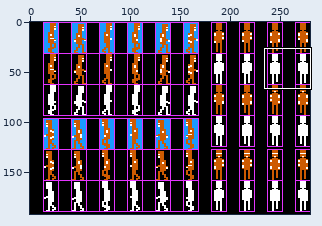
Two states of a sprite sheet, games/peasant/sprites_peasant/mud_sprites.png. Above, an overview of the earlier version with the close-up marked.
Close-up. First the earlier version:
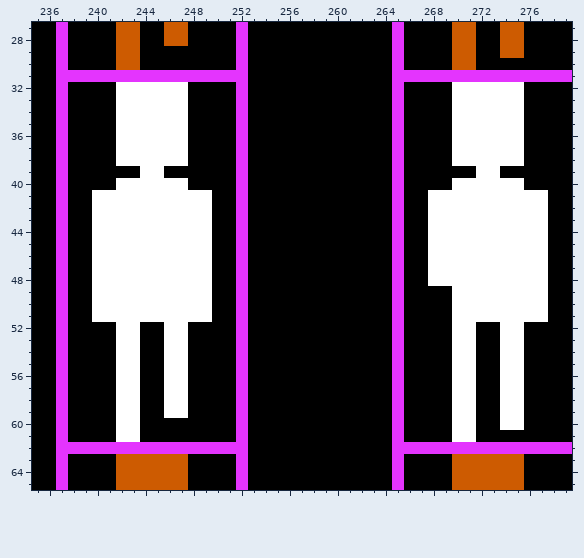
The file is 280x192 pixels. Colours within 5 levels of each other are drawn and written as one. Shown: x 235..279, y 27..65. The commit also changed other parts of the picture, which this record leaves out.
Now the later version:
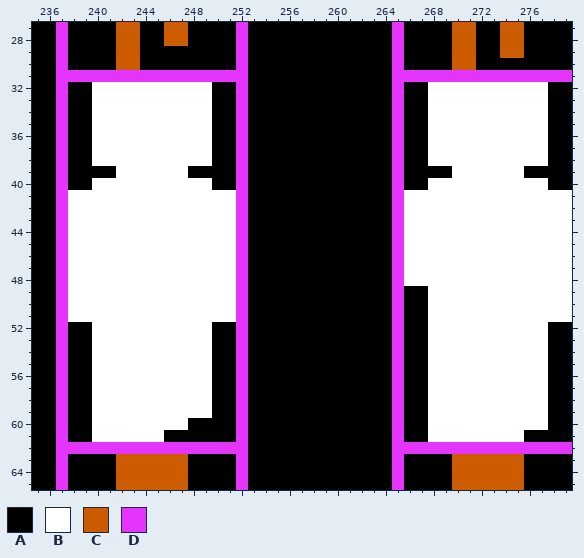
Palette (. is transparent): A #000000  B #ffffff  C #cd5b01  D #e434fe
What changed:
y 32..38: x 240..241 AA -> BB; x 248..249 AA -> BB; x 268..269 AA -> BB; x 276..277 AA -> BB
y 39: x 242..243 AA -> BB; x 246..247 AA -> BB; x 270..271 AA -> BB; x 274..275 AA -> BB
y 40: x 240..241 AA -> BB; x 248..249 AA -> BB; x 268..269 AA -> BB; x 276..277 AA -> BB
y 41..48: x 238..239 AA -> BB; x 250..251 AA -> BB; x 266..267 AA -> BB; x 278..279 AA -> BB
y 49..51: x 238..239 AA -> BB; x 250..251 AA -> BB; x 268..269 AA -> BB; x 278..279 AA -> BB
y 52..59: x 240..241 AA -> BB; x 244..245 AA -> BB; x 248..249 AA -> BB; x 268..269 AA -> BB; x 272..273 AA -> BB; x 276..277 AA -> BB
y 60: x 240..241 AA -> BB; x 244..247 AAAA -> BBBB; x 268..269 AA -> BB; x 272..273 AA -> BB; x 276..277 AA -> BB
y 61: x 240..241 AA -> BB; x 244..245 AA -> BB; x 268..269 AA -> BB; x 272..275 AAAA -> BBBB
Changed places in both close-ups, as pixel boxes (x1, y1, x2, y2):
changed: (68, 82, 236, 442)
changed: (404, 82, 572, 442)
